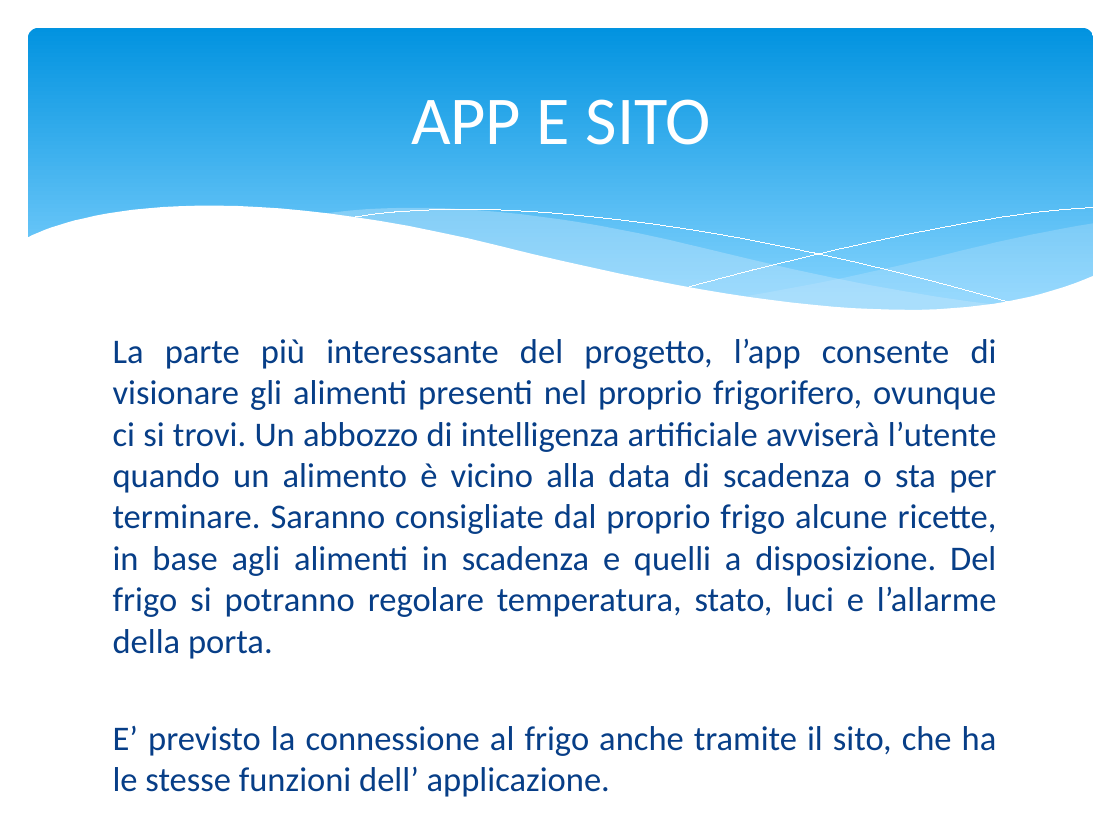
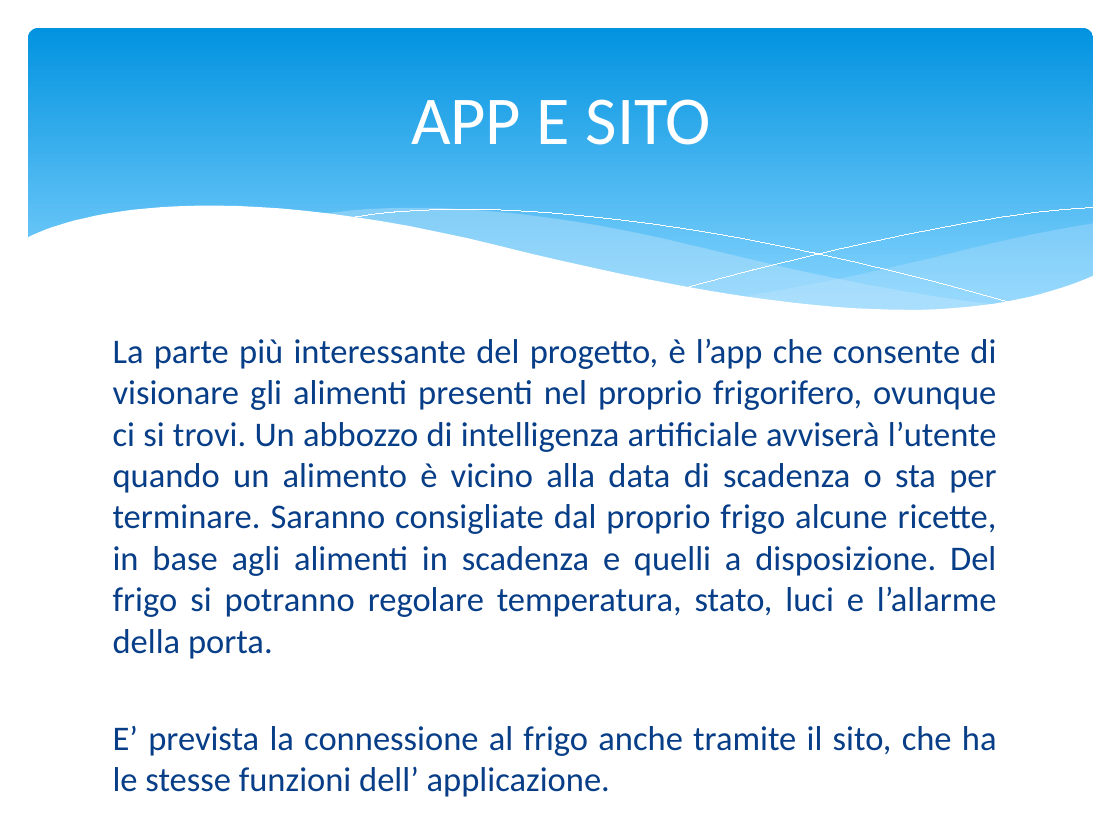
Before and after one commit to alesala95/progetto_domotica, a slide deck: slide 3 of SMARTFRIDGE.pptx. Drawn at 1120x840 pixels with LibreOffice and Linux fonts; fonts in the diff are those of the drawing. Boxes give left, top, right and bottom in pixels: in the first picture for what was removed or moved away, otherwise in the second. Text is boxed around its words. In the diff, an @@ line names an element or a change of style, - is before the commit and + after.

```diff
--- a/SMARTFRIDGE.pptx
+++ b/SMARTFRIDGE.pptx
@@ text at bbox=[113, 338, 997, 756]: text changed @@
-La parte più interessante del progetto, l’app consente di visionare gli alimenti presenti nel proprio frigorifero, ovunque ci si trovi. Un abbozzo di intelligenza artificiale avviserà l’utente quando un alimento è vicino alla data di scadenza o sta per terminare. Saranno consigliate dal proprio frigo alcune ricette, in base agli alimenti in scadenza e quelli a disposizione. Del frigo si potranno regolare temperatura, stato, luci e l’allarme della porta.
-E’ previsto la connessione al frigo anche tramite il sito, che ha le stesse funzioni dell’ applicazione.
+La parte più interessante del progetto, è l’app che consente di visionare gli alimenti presenti nel proprio frigorifero, ovunque ci si trovi. Un abbozzo di intelligenza artificiale avviserà l’utente quando un alimento è vicino alla data di scadenza o sta per terminare. Saranno consigliate dal proprio frigo alcune ricette, in base agli alimenti in scadenza e quelli a disposizione. Del frigo si potranno regolare temperatura, stato, luci e l’allarme della porta.
+E’ prevista la connessione al frigo anche tramite il sito, che ha le stesse funzioni dell’ applicazione.
```
